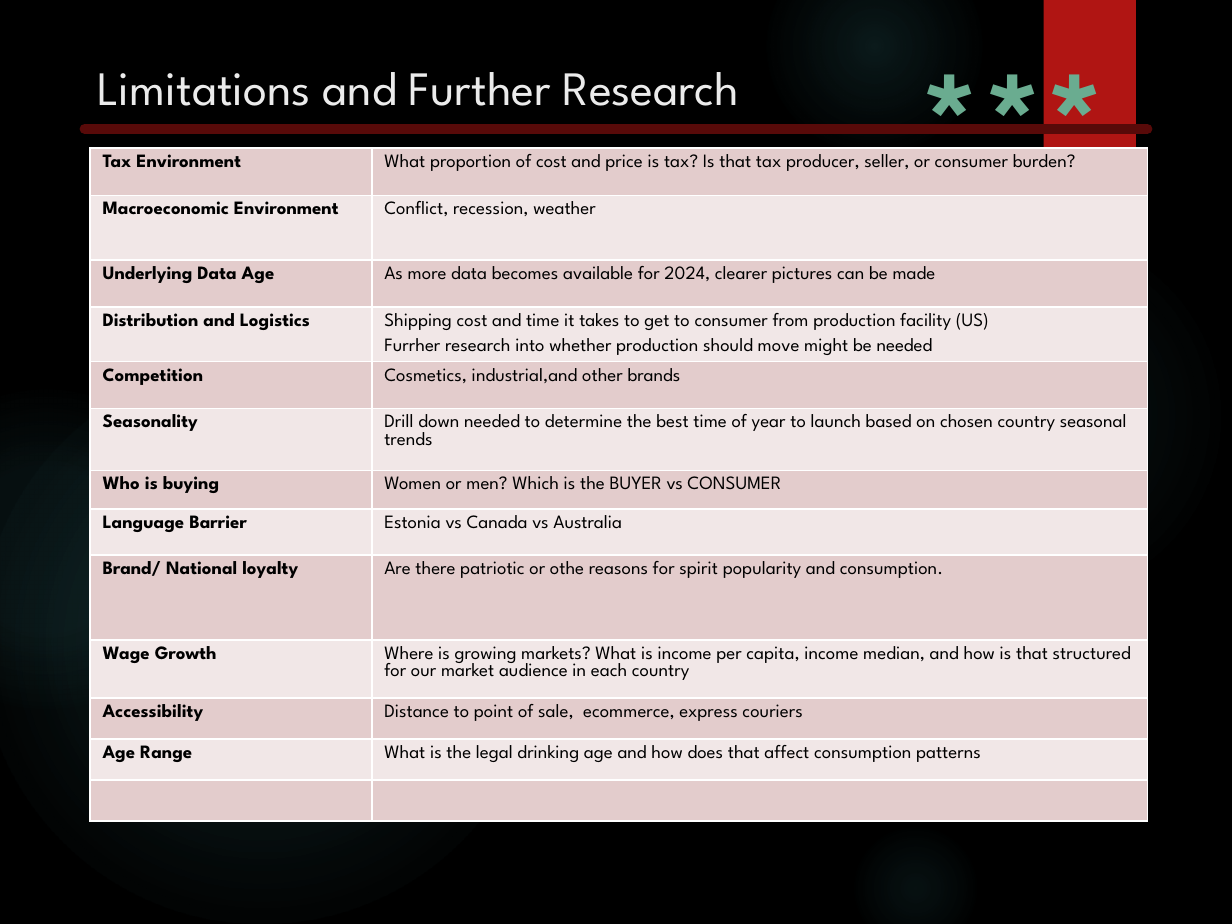
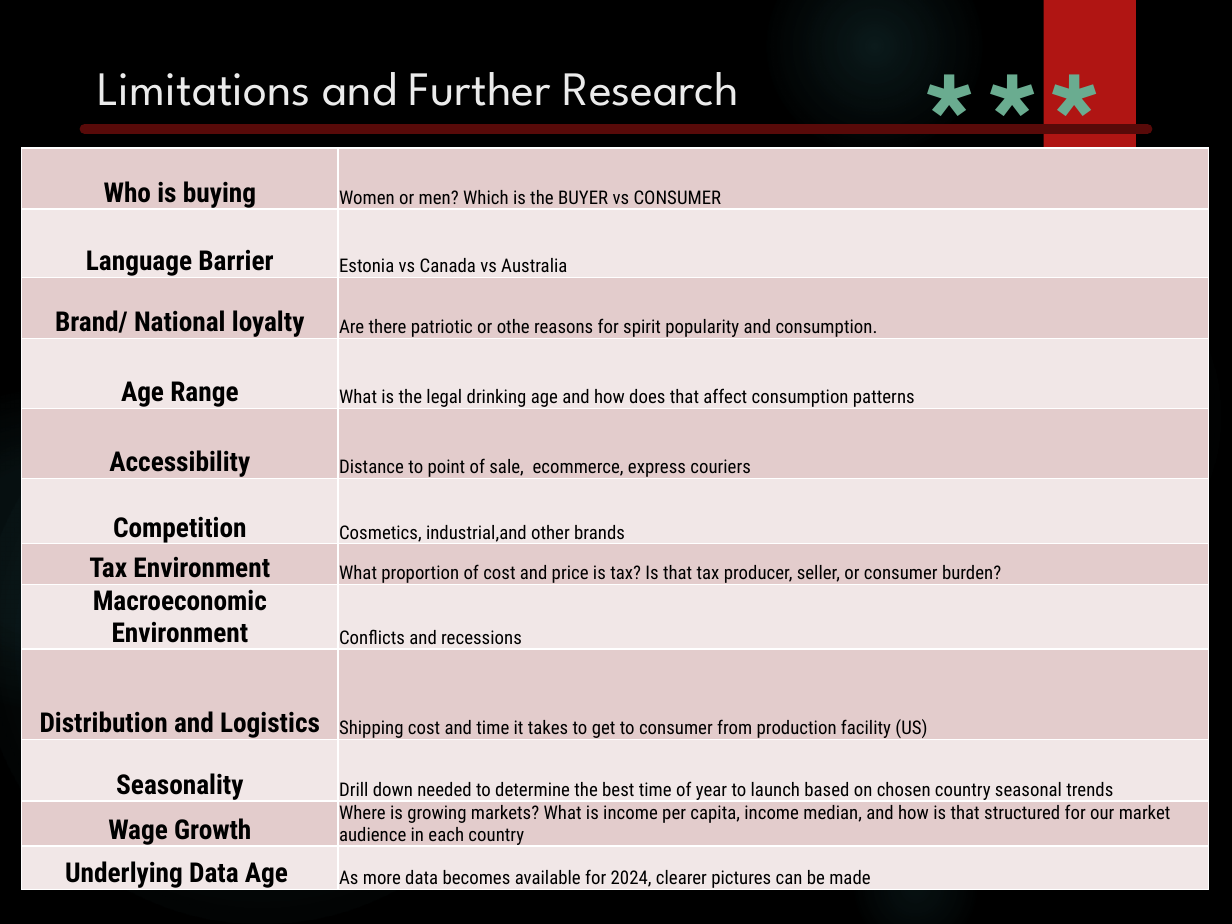
Before and after one commit to ThePennyGoblin/SMU_BootCamp_-Project_1, a slide deck: slide 16 of Marketing Analysis Deck v2024v2.pptx (slide 14 before the commit). Drawn at 1232x924 pixels with LibreOffice and Linux fonts; fonts in the diff are those of the drawing; background and template pictures are left out. Boxes give left, top, right and bottom in pixels: in the first picture for what was removed or moved away, otherwise in the second. Text is boxed around its words. In the diff, an @@ line names an element or a change of style, - is before the commit and + after.

```diff
--- a/Marketing Analysis Deck v2024v2.pptx
+++ b/Marketing Analysis Deck v2024v2.pptx
@@ table at bbox=[22, 148, 1209, 893] @@
-row 1: Tax Environment | What proportion of cost and price is tax? Is that tax producer, seller, or consumer burden?
-row 2: Macroeconomic Environment | Conflict, recession, weather
-row 3: Underlying Data Age | As more data becomes available for 2024, clearer pictures can be made
-row 4: Distribution and Logistics | Shipping cost and time it takes to get to consumer from production facility (US) / Furrher research into whether production should move might be needed
-row 5: Competition | Cosmetics, industrial,and other brands
-row 6: Seasonality | Drill down needed to determine the best time of year to launch based on chosen country seasonal trends
+row 4: Age Range | What is the legal drinking age and how does that affect consumption patterns
+row 5: Accessibility | Distance to point of sale, ecommerce, express couriers
+row 6: Competition | Cosmetics, industrial,and other brands
+row 7: Tax Environment | What proportion of cost and price is tax? Is that tax producer, seller, or consumer burden?
+row 8: Macroeconomic Environment | Conflicts and recessions
+row 9: Distribution and Logistics | Shipping cost and time it takes to get to consumer from production facility (US)
+row 10: Seasonality | Drill down needed to determine the best time of year to launch based on chosen country seasonal trends
-row 11: Accessibility | Distance to point of sale, ecommerce, express couriers
-row 12: Age Range | What is the legal drinking age and how does that affect consumption patterns
-row 13:  | 
+row 12: Underlying Data Age | As more data becomes available for 2024, clearer pictures can be made
@@ table: place and size @@
-table at bbox=[90, 148, 1147, 872]
+table at bbox=[22, 148, 1209, 893]
```
Also in this commit, not shown: 8 other slides changed, 5 slides added, 3 slides removed, 20 other files.
